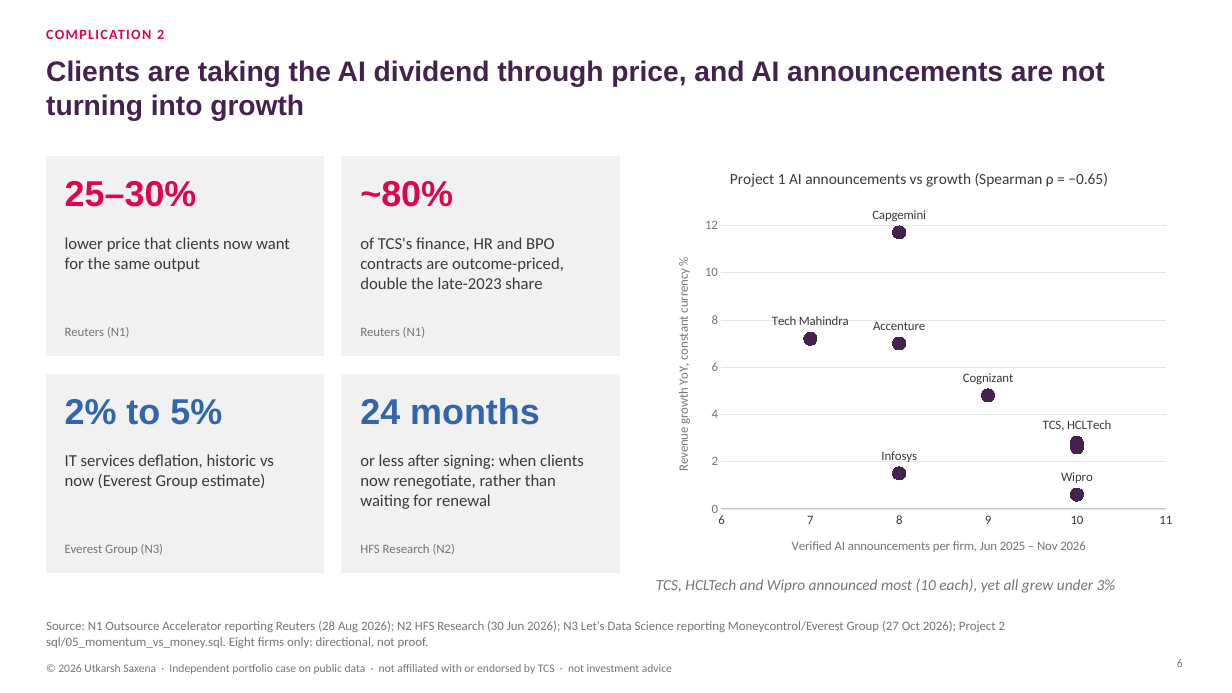
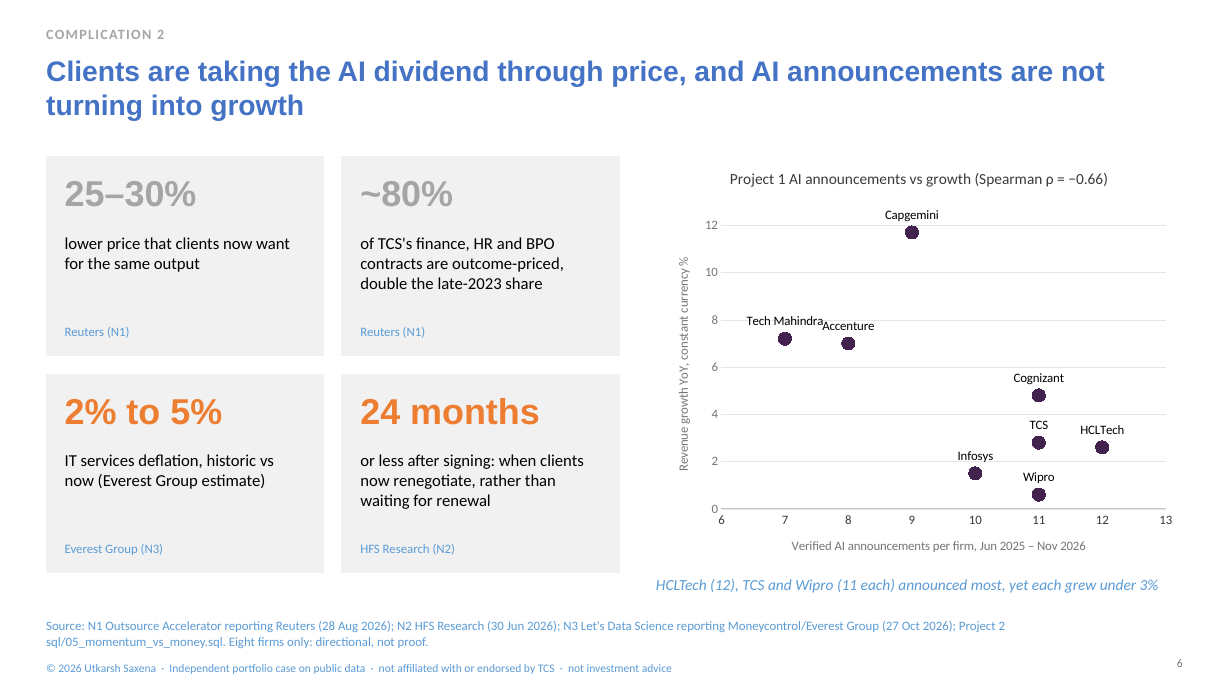
Before and after one commit to lokpriye96/ai-consulting-report-genai-services, a slide deck: slide 6 of outputs/TCS_AI_Deflation_Strategy.pptx. Drawn at 1232x693 pixels with LibreOffice and Linux fonts; fonts in the diff are those of the drawing. Boxes give left, top, right and bottom in pixels: in the first picture for what was removed or moved away, otherwise in the second. Text is boxed around its words. In the diff, an @@ line names an element or a change of style, - is before the commit and + after.

Commit message:
Update deck for the reviewed Project 1 data
TCS now has 11 verified AI announcements (joint second to HCLTech's 12); events-vs-growth correlation -0.66. Slides 2 and 6, README, PDF and slide images rebuilt.

```diff
--- a/outputs/TCS_AI_Deflation_Strategy.pptx
+++ b/outputs/TCS_AI_Deflation_Strategy.pptx
@@ title "Clients are taking the AI ..." at <box>46,60,1105,121</box>: text colour #43224D to #4472C4 @@
@@ text colour #E0044E to #A5A5A5 in 3 elements at <box>46,30,164,39</box>, <box>65,181,197,206</box>, <box>360,181,453,206</box> @@
@@ scatter chart at <box>656,152,1183,573</box> @@
@@ title "Project 1 AI announcements vs growth (Spearman ρ = −0.65)" to "Project 1 AI announcements vs growth (Spearman ρ = −0.66)" @@
-Revenue growth YoY cc %: (8, 7), (10, 2.8), (8, 11.7), (9, 4.8), (8, 1.5), (10, 2.6), (10, 0.6), (7, 7.2)
+Revenue growth YoY cc %: (8, 7), (11, 2.8), (9, 11.7), (11, 4.8), (10, 1.5), (12, 2.6), (11, 0.6), (7, 7.2)
@@ data labels of Revenue growth YoY cc % changed @@
@@ category axis changed @@
@@ lettering changed @@
@@ text "2% to 5%" at <box>65,399,222,425</box>: text colour #3265AA to #ED7D31 @@
@@ text "24 months" at <box>360,398,540,425</box>: text colour #3265AA to #ED7D31 @@
@@ text colour #3A3A3C to #000000 in 4 elements at <box>65,237,290,272</box>, <box>360,237,564,289</box>, <box>65,454,274,489</box>, <box>360,454,584,509</box> @@
@@ text at <box>656,579,1159,593</box>: text changed; text colour #76767A to #5B9BD5 @@
-TCS, HCLTech and Wipro announced most (10 each), yet all grew under 3%
+HCLTech (12), TCS and Wipro (11 each) announced most, yet each grew under 3%
@@ text colour #76767A to #5B9BD5 in 6 elements at <box>65,327,129,338</box>, <box>360,327,425,338</box>, <box>65,544,163,555</box>, <box>360,544,455,555</box>, <box>46,621,1005,648</box>, <box>58,664,672,674</box> @@
```
Also in this commit, not shown: 10 other slides changed, 23 other files.
